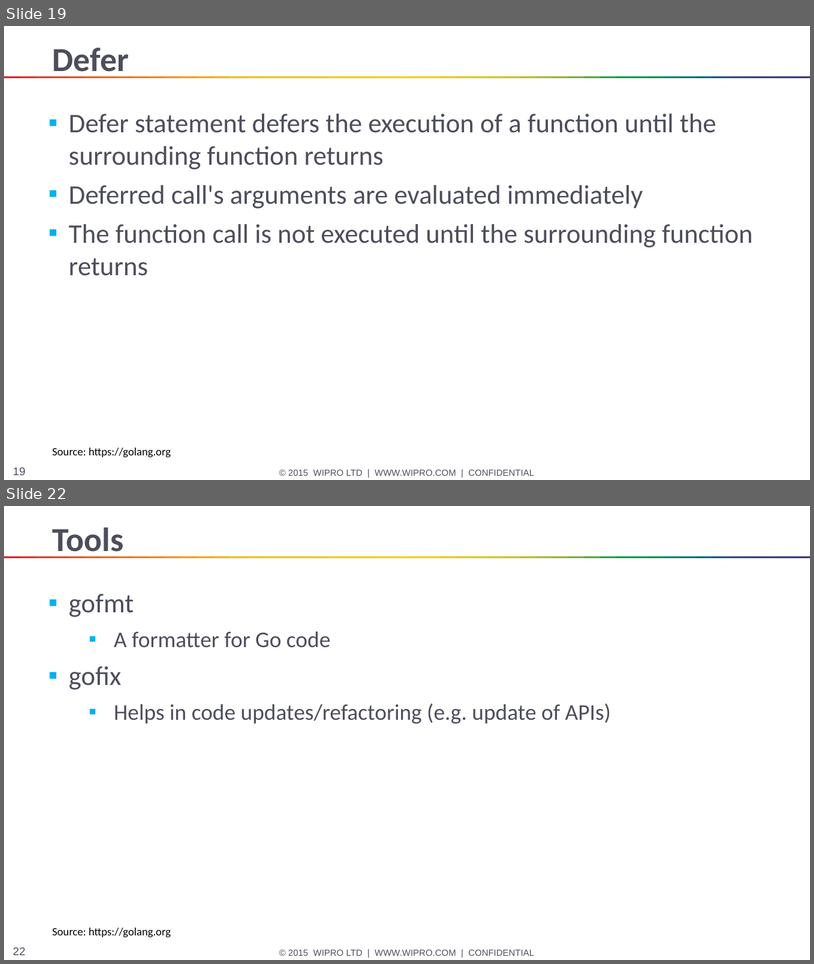
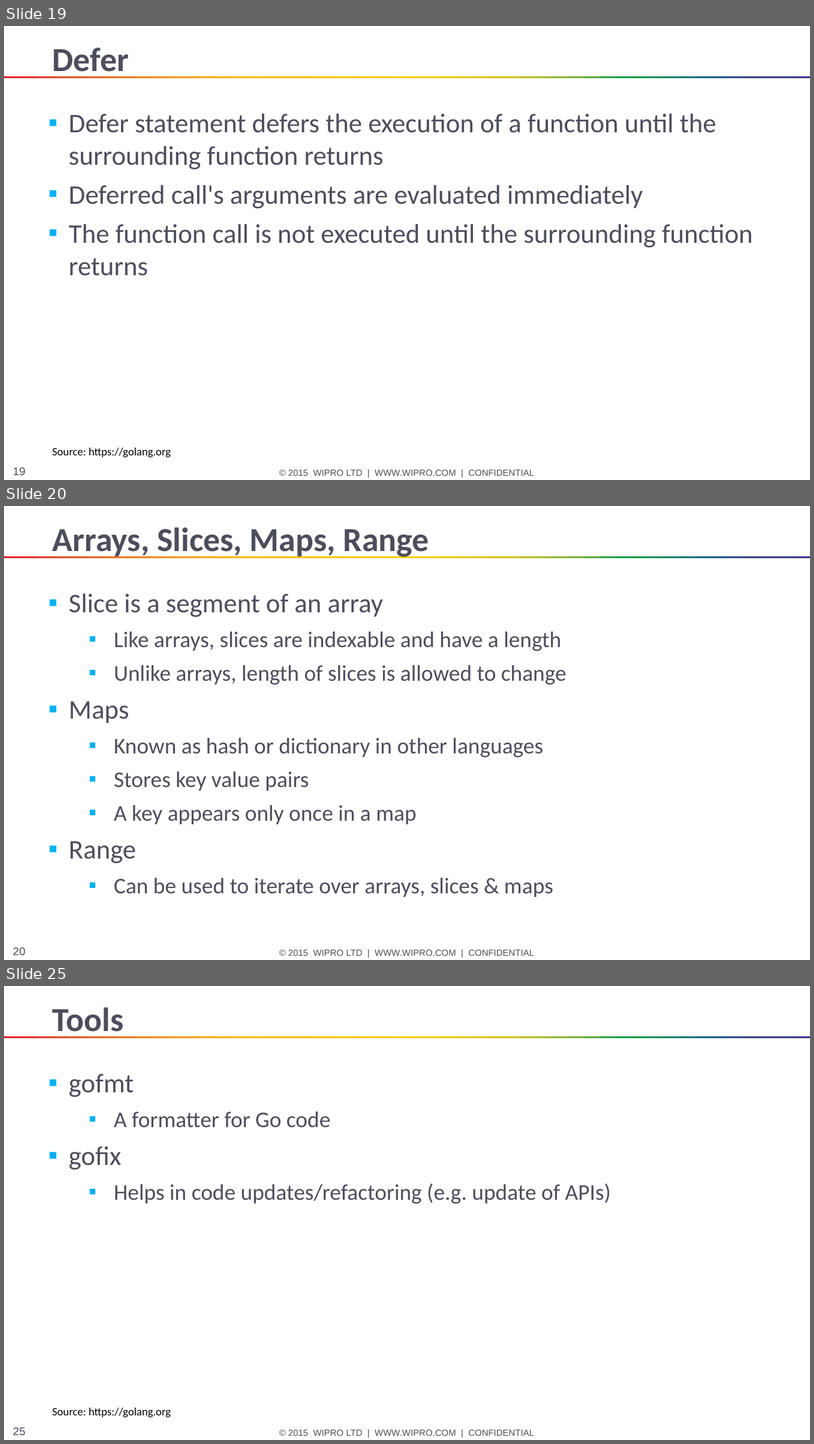
Before and after one commit to HANAND1979/go, a slide deck: go/Go.pptx. Shown one above the other, each under a label of ours: slides 19 and 22 before the commit, slides 19, 20 and 25 after it; the slides between them are not shown. The pictures are 814x964 and 814x1444 pixels, drawn with LibreOffice and Linux fonts; fonts in the diff are those of the drawing. Boxes give left, top, right and bottom in pixels: in the first picture for what was removed or moved away, otherwise in the second. Text is boxed around its words. In the diff, an @@ line names an element or a change of style, - is before the commit and + after.

Commit message:
Updated content
on arrays, slices, ranges, maps, error handling, concurrency

```diff
--- a/go/Go.pptx
+++ b/go/Go.pptx
@@ slide 20 added at [4,506,810,960], background #FFFFFF; not listed: 53 template elements that a slide beside it also shows @@
@@ title added at [53,527,429,558], 30 pt, text #4D4E5C, bold @@
+Arrays, Slices, Maps, Range
@@ text added at [69,594,567,897], 20 pt, text #4D4E5C @@
+▪ Slice is a segment of an array
+  ▪ Like arrays, slices are indexable and have a length
+  ▪ Unlike arrays, length of slices is allowed to change
+▪ Maps
+  ▪ Known as hash or dictionary in other languages
+  ▪ Stores key value pairs
+  ▪ A key appears only once in a map
+▪ Range
+  ▪ Can be used to iterate over arrays, slices & maps
@@ what was slide 22 is now slide 25 @@
@@ page number at [13,1427,26,1435]: text changed @@
-22
+25
```
Also in this commit, not shown: 2 slides changed, 2 other slides added.
